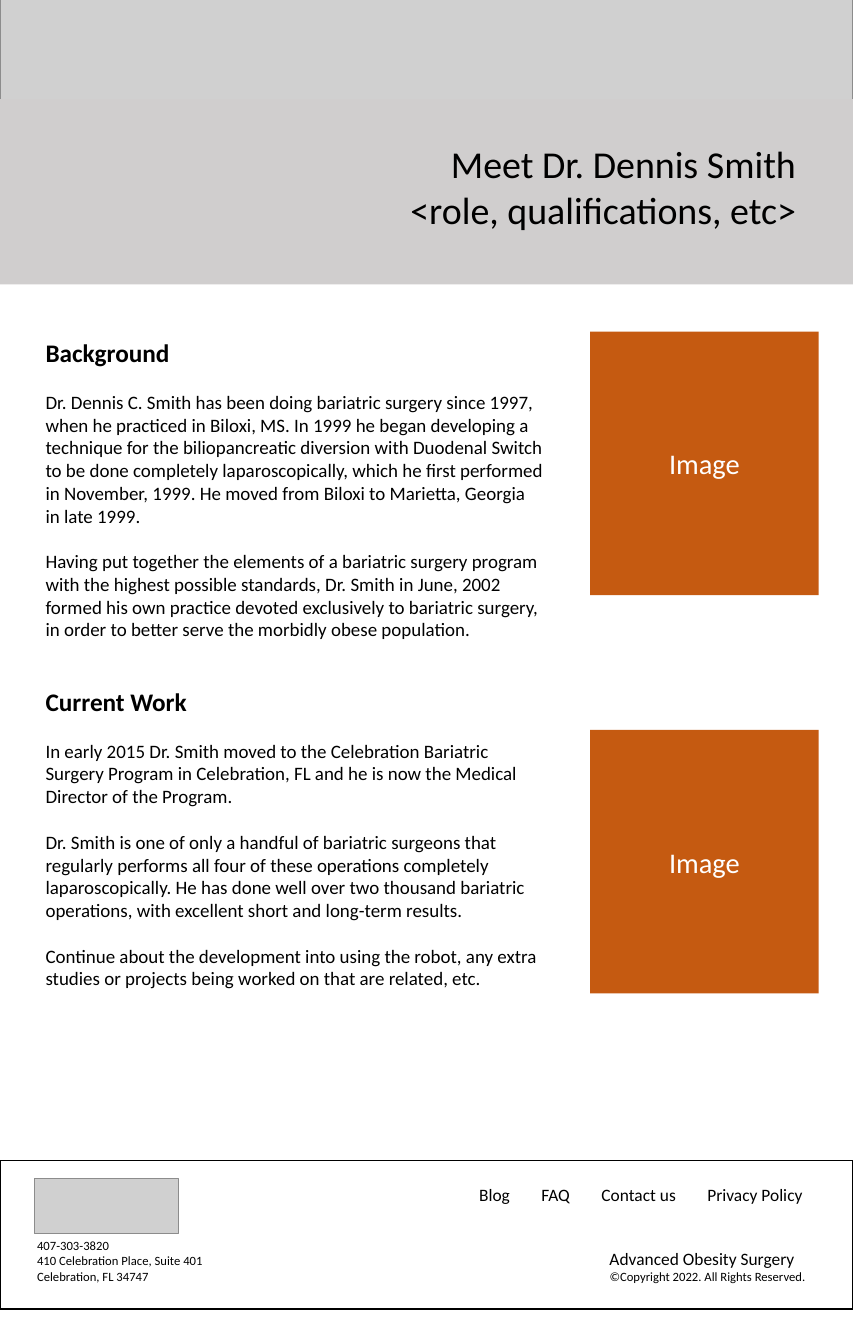
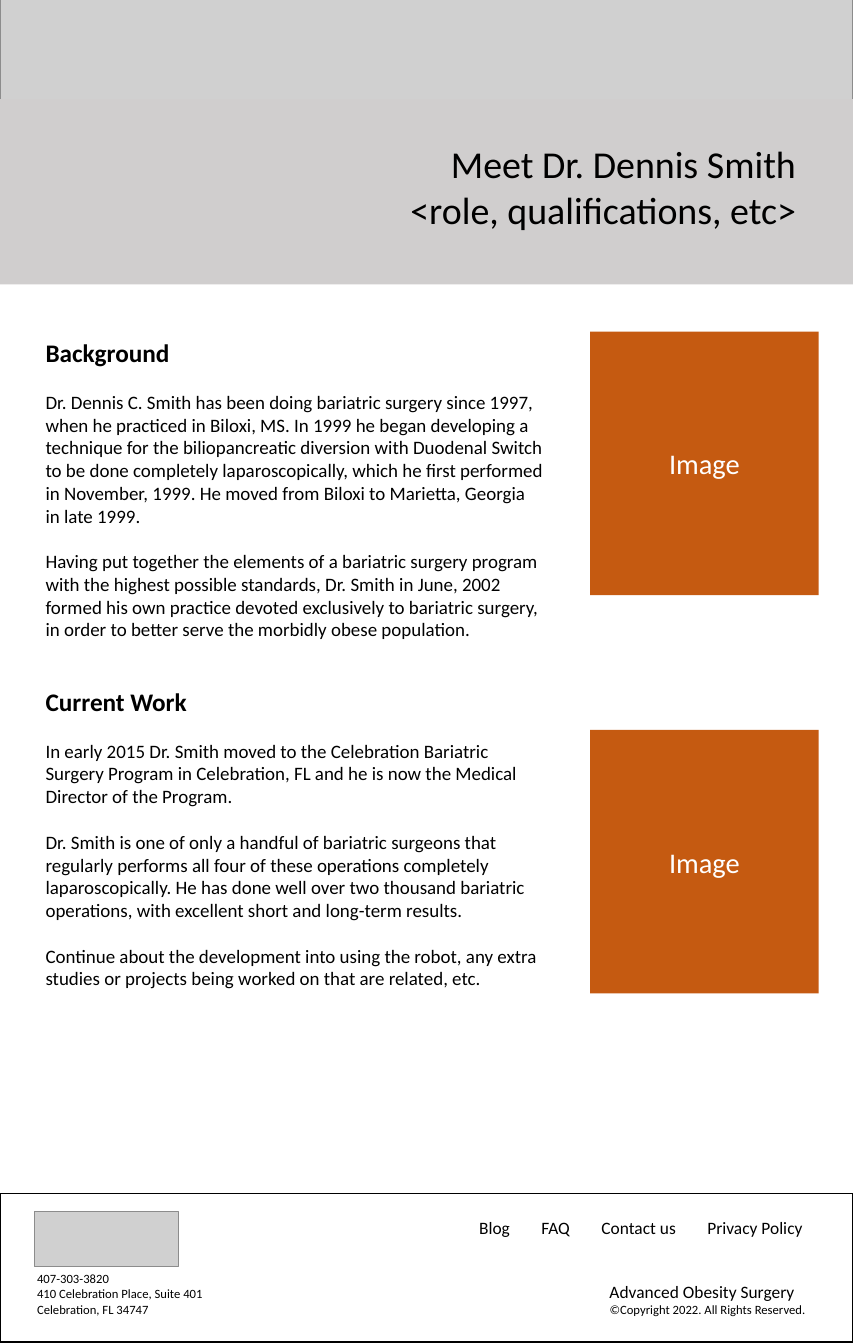
Before and after one commit to audcsm/aos-site, a slide deck: slide 4 of Website Design Tools.pptx (slide 3 before the commit). Drawn at 853x1344 pixels with LibreOffice and Linux fonts; fonts in the diff are those of the drawing; grey boxes stand for pictures. Boxes give left, top, right and bottom in pixels: in the first picture for what was removed or moved away, otherwise in the second. Text is boxed around its words. In the diff, an @@ line names an element or a change of style, - is before the commit and + after.

```diff
--- a/Website Design Tools.pptx
+++ b/Website Design Tools.pptx
@@ 3 texts, 1 picture, 1 rectangle moved together from (x1=0, y1=1160, x2=853, y2=1309) to (x1=0, y1=1193, x2=853, y2=1342) @@
```
Also in this commit, not shown: 3 other slides changed, 1 slide added, 7 other files.
